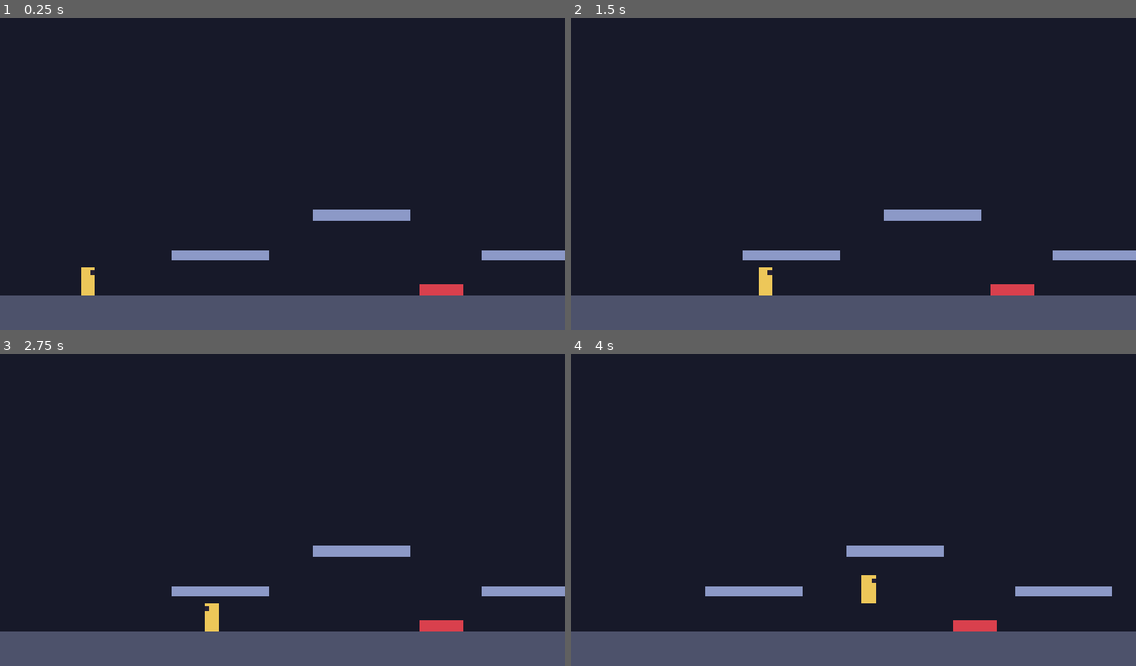
Above: before the commit, frames 1-4 (two rows, left to right).
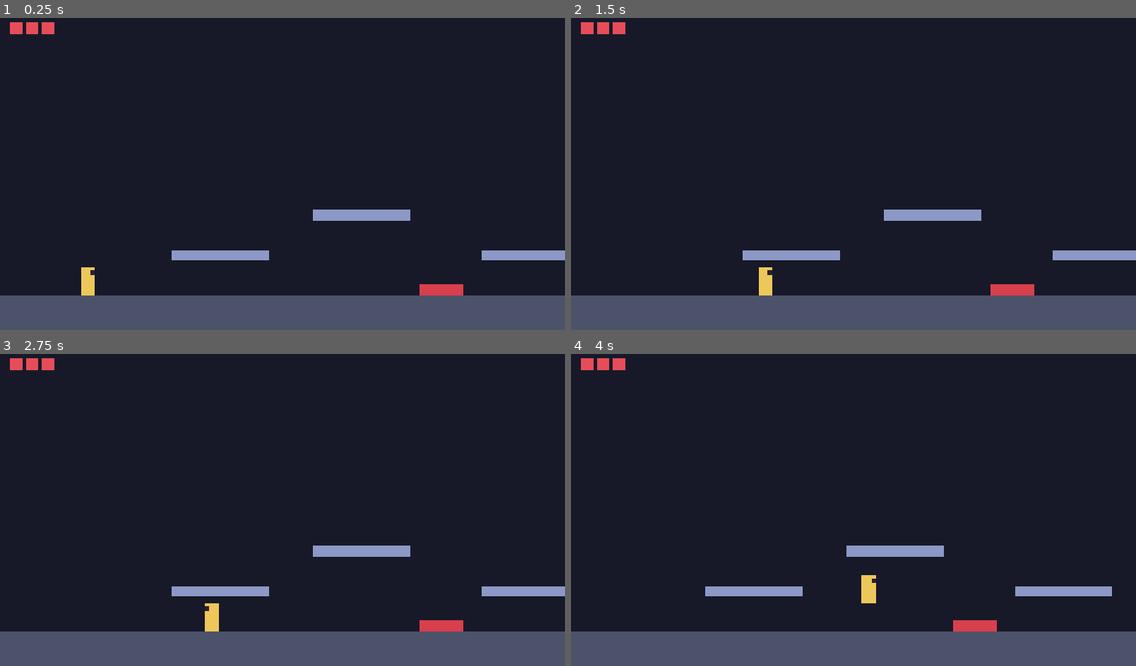
Above: after the commit, the same moments.

Repository: PedroBrassi/ascensao-ao-olimpo
Game: Godot game, scene res://cenas/fases/teste/area_teste.tscn
Two runs of this game, one before a commit and one after it. Both use one fixed random seed, a clock stepped at 60 frames per second and the inputs below.
Inputs:
- Up to frame 1 (0.25 s): no input
- Up to frame 2 (1.5 s): tap Enter at 0.5 s; hold D (mover_direita) from 0.53 s (still down); tap Space (pular) at 0.77 s
- Up to frame 3 (2.75 s): tap Space (pular) at 1.52 s; release D (mover_direita) at 2.03 s; hold A (mover_esquerda) from 2.03 s (still down)
- Up to frame 4 (4 s): release A (mover_esquerda) at 2.78 s; hold D (mover_direita) from 2.78 s (still down); tap Space (pular) at 3.02, 3.77 s

The runs differ from the first frame. In frame 1, 0.3% of the frame differs, in the area x 1-10%, y 1-6%; in frame 2, 0.3%; in frame 3, 0.3%; in frame 4, 0.3%.

Commit message:
Adiciona HUD das vidas

Diff:
--- a/cenas/fases/teste/area_teste.tscn
+++ b/cenas/fases/teste/area_teste.tscn
@@ -5,6 +5,7 @@
 [ext_resource type="PackedScene" uid="uid://flqij84s5vsb" path="res://cenas/objetos/espinhos.tscn" id="3_4hbwe"]
 [ext_resource type="Script" uid="uid://dqstreepw4ry4" path="res://scripts/objetos/zona_de_queda.gd" id="4_y4u2d"]
 [ext_resource type="PackedScene" uid="uid://bj7na3ehi027a" path="res://cenas/objetos/checkpoint.tscn" id="5_cn5tp"]
+[ext_resource type="PackedScene" uid="uid://drr1bwuq40ng6" path="res://cenas/ui/hud.tscn" id="6_cn5tp"]
 
 [sub_resource type="RectangleShape2D" id="RectangleShape2D_ph7jy"]
 size = Vector2(1700, 80)
@@ -148,3 +149,5 @@
 
 [node name="Checkpoint" parent="." unique_id=1412923462 instance=ExtResource("5_cn5tp")]
 position = Vector2(1500, 640)
+
+[node name="Hud" parent="." unique_id=1952125550 instance=ExtResource("6_cn5tp")]
--- a/cenas/jogador/jogador.tscn
+++ b/cenas/jogador/jogador.tscn
@@ -10,7 +10,7 @@
 [sub_resource type="RectangleShape2D" id="RectangleShape2D_f84yp"]
 size = Vector2(28, 60)
 
-[node name="Jogador" type="CharacterBody2D" unique_id=1220948030]
+[node name="Jogador" type="CharacterBody2D" unique_id=1220948030 groups=["jogador"]]
 collision_layer = 2
 script = ExtResource("1_tm1li")
 
--- /dev/null
+++ b/cenas/ui/hud.tscn
@@ -0,0 +1,14 @@
+[gd_scene format=3 uid="uid://drr1bwuq40ng6"]
+
+[ext_resource type="Script" uid="uid://cfg36ue0u1gm6" path="res://scripts/ui/hud.gd" id="1_stylc"]
+
+[node name="Hud" type="CanvasLayer" unique_id=1952125550]
+script = ExtResource("1_stylc")
+
+[node name="Vidas" type="HBoxContainer" parent="." unique_id=284703688]
+offset_left = 24.0
+offset_top = 20.0
+offset_right = 24.0
+offset_bottom = 20.0
+mouse_filter = 2
+theme_override_constants/separation = 8
--- /dev/null
+++ b/scripts/ui/hud.gd
@@ -0,0 +1,38 @@
+class_name Hud
+extends CanvasLayer
+## Interface durante o jogo. Por enquanto mostra só as vidas do personagem,
+## com um quadrado por vida.
+
+@export var cor_vida_cheia := Color(0.9, 0.3, 0.35)
+@export var cor_vida_vazia := Color(0.25, 0.26, 0.33)
+@export var tamanho_do_icone := Vector2(28, 28)
+
+@onready var _vidas: HBoxContainer = $Vidas
+
+
+func _ready() -> void:
+	# O personagem está no grupo "jogador"; é assim que o HUD o encontra
+	# sem precisar saber em que lugar da cena ele está.
+	var jogador := get_tree().get_first_node_in_group("jogador")
+	if jogador == null:
+		push_warning("HUD: nenhum nó no grupo \"jogador\".")
+		return
+	var vida := jogador.get_node("Vida") as Vida
+	vida.vida_mudou.connect(_mostrar_vidas)
+	# Se a Vida ainda não rodou o _ready, o valor atual é a vida cheia.
+	var atual := vida.vida_atual if vida.is_node_ready() else vida.vida_maxima
+	_mostrar_vidas(atual, vida.vida_maxima)
+
+
+func _mostrar_vidas(atual: int, maxima: int) -> void:
+	# Cria os ícones que faltarem, um por ponto de vida máxima.
+	while _vidas.get_child_count() < maxima:
+		var icone := ColorRect.new()
+		icone.custom_minimum_size = tamanho_do_icone
+		icone.mouse_filter = Control.MOUSE_FILTER_IGNORE
+		_vidas.add_child(icone)
+
+	for i in _vidas.get_child_count():
+		var icone := _vidas.get_child(i) as ColorRect
+		icone.visible = i < maxima
+		icone.color = cor_vida_cheia if i < atual else cor_vida_vazia
Not shown, added: scripts/ui/hud.gd.uid
